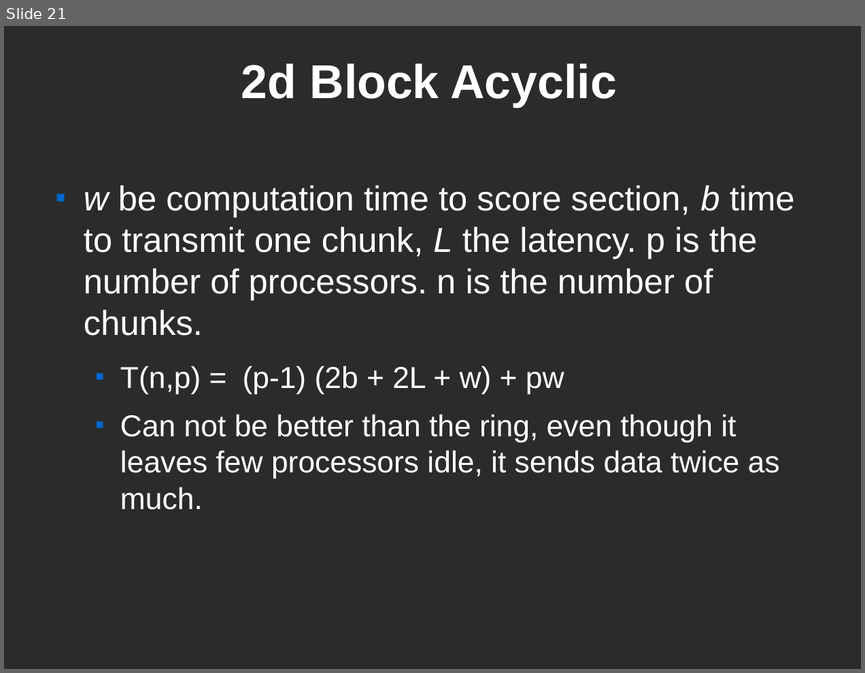
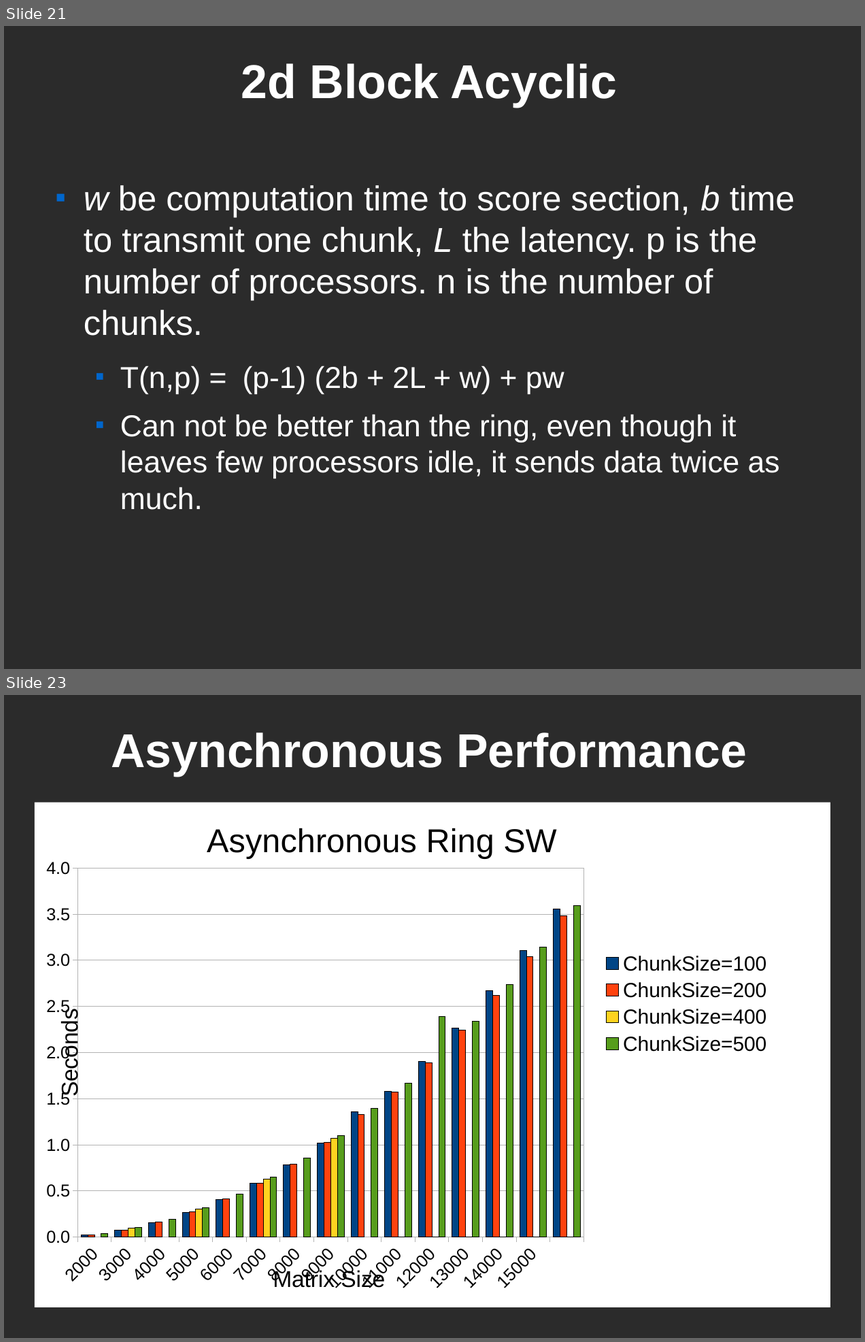
Before and after one commit to kenglishhi/ics632, a slide deck: smith-waterman/docs/ics-632-kenglish-final-presentation.odp. Shown one above the other, each under a label of ours: slide 21 before the commit, slides 21 and 23 after it; the slides between them are not shown. The pictures are 865x673 and 865x1342 pixels, drawn with LibreOffice and Linux fonts; fonts in the diff are those of the drawing; background and template pictures are left out; a plain dark background stands for a picture behind light text. Boxes give left, top, right and bottom in pixels: in the first picture for what was removed or moved away, otherwise in the second. Text is boxed around its words. In the diff, an @@ line names an element or a change of style, - is before the commit and + after.

```diff
--- a/smith-waterman/docs/ics-632-kenglish-final-presentation.odp
+++ b/smith-waterman/docs/ics-632-kenglish-final-presentation.odp
@@ slide 23 added at (4, 695, 861, 1338), background picture (left out) @@
@@ title added at (111, 732, 747, 777), 44 pt, text #FFFFFF, bold @@
+Asynchronous Performance
@@ column chart added at (35, 802, 830, 1308) @@
+title "Asynchronous Ring SW"
+categories: 2000, 3000, 4000, 5000, 6000, 7000, 8000, 9000, 10000, 11000, 12000, 13000, 14000, 15000, 
+ChunkSize=100: 0, 0.1, 0.2, 0.3, 0.4, 0.6, 0.8, 1, 1.4, 1.6, 1.9, 2.3, 2.7, 3.1, 3.6
+ChunkSize=200: 0, 0.1, 0.2, 0.3, 0.4, 0.6, 0.8, 1, 1.3, 1.6, 1.9, 2.2, 2.6, 3, 3.5
+ChunkSize=400: -, 0.1, -, 0.3, -, 0.6, -, 1.1, -, 0, 0, 0, 0, 0, 0
+ChunkSize=500: 0, 0.1, 0.2, 0.3, 0.5, 0.7, 0.9, 1.1, 1.4, 1.7, 2.4, 2.3, 2.7, 3.1, 3.6
```
Also in this commit, not shown: 1 other slide added, 5 other files.
